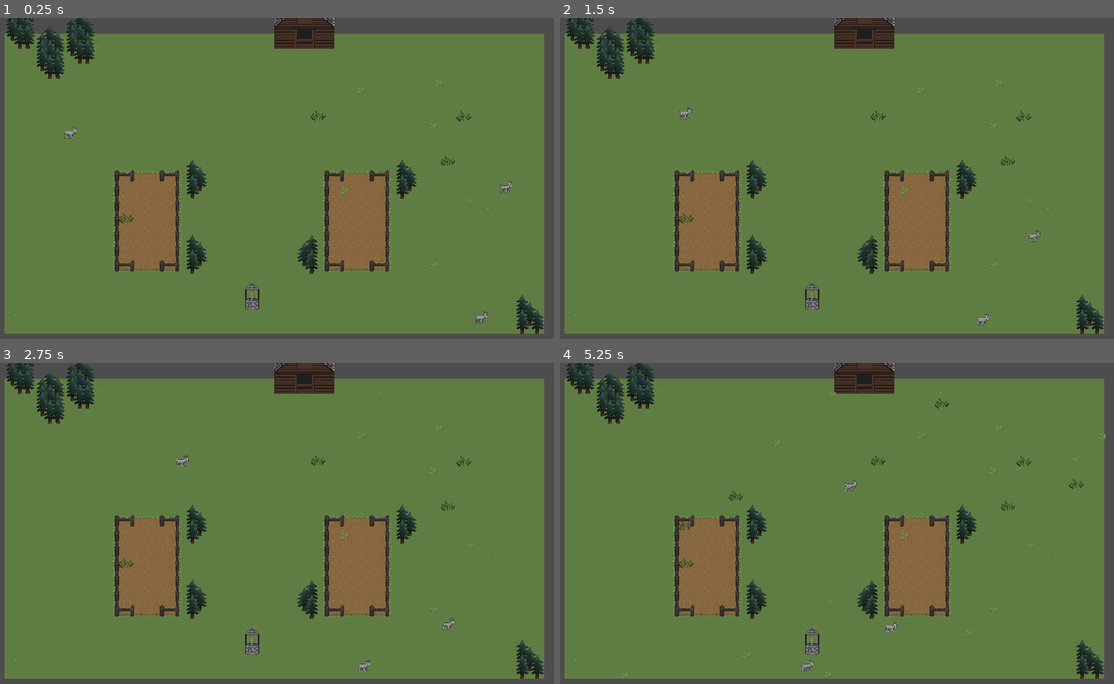
Above: before the commit, frames 1-4 (two rows, left to right).
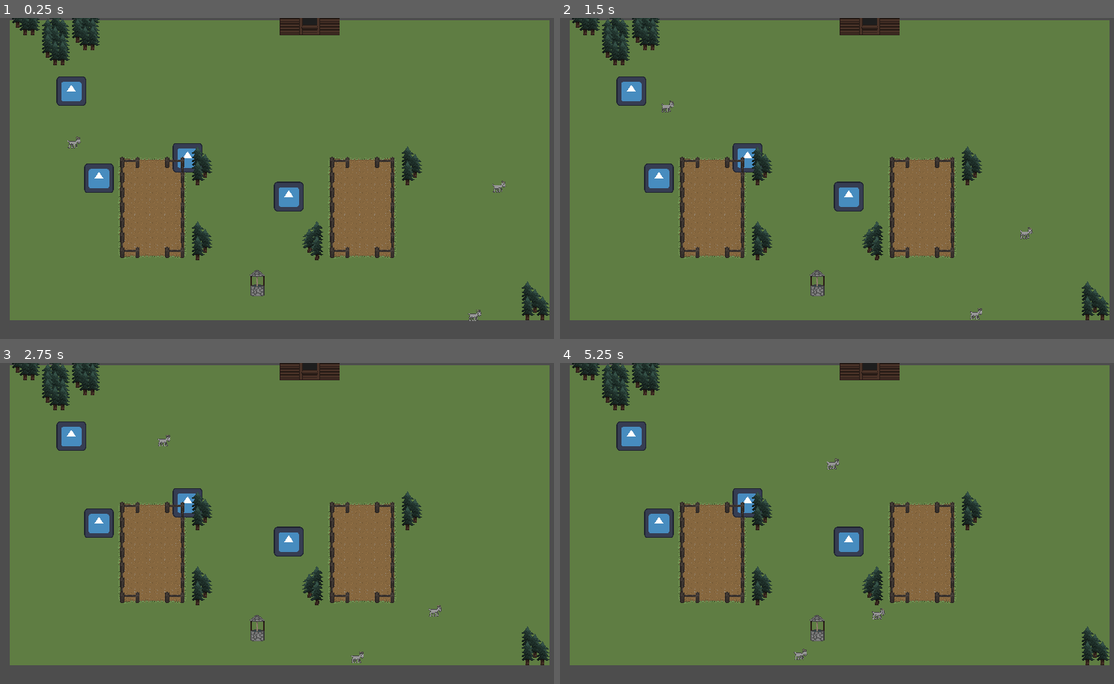
Above: after the commit, the same moments.

Repository: Random7-JF/PirateJam
Game: Godot game, scene res://scenes/world/world.tscn
The game is run twice, just before and just after one commit, with the same random seed, the same clock (stepped at 60 frames per second) and the same inputs. The engine's default icon, where the game draws it, is replaced by a stand-in: a white triangle on a blue panel in a dark square.
Inputs:
- Up to frame 1 (0.25 s): no input
- Up to frame 2 (1.5 s): no input
- Up to frame 3 (2.75 s): no input
- Up to frame 4 (5.25 s): no input

The runs differ from the first frame. In frame 1, 20% of the frame differs, in the area x 0-100%, y 0-99%; in frame 2, 20%; in frame 3, 20%; in frame 4, 20%.
Error after the commit: Cannot call method 'instantiate' on a null value. (res://scenes/weed/weed_spawner.gd:39)

Commit message:
Added spawn regions

Diff:
--- /dev/null
+++ b/harvest-havoc/scenes/weed/spawn/spawn_marker.tscn
@@ -0,0 +1,11 @@
+[gd_scene load_steps=2 format=3 uid="uid://cvai8hp7jhbwp"]
+
+[ext_resource type="Texture2D" uid="uid://bo5lq2fhvjjqd" path="res://icon.svg" id="1_s5llq"]
+
+[node name="Spawn Marker" type="Marker2D"]
+gizmo_extents = 50.0
+
+[node name="Icon" type="Sprite2D" parent="."]
+visible = false
+scale = Vector2(0.492188, 0.492188)
+texture = ExtResource("1_s5llq")
--- /dev/null
+++ b/harvest-havoc/scenes/weed/spawn/spawn_region.gd
@@ -0,0 +1,28 @@
+extends Node2D
+
+@onready var marker_tr: Marker2D = $SpawnMarkerTR
+@onready var marker_bl: Marker2D = $SpawnMarkerBL
+
+@export var placeholder: PackedScene
+
+var spawn_area: Rect2
+
+func _ready():
+	#spawn_area = Rect2(marker_tr.position.x, marker_tr.position.y,
+	#(marker_tl.position.x - marker_tr.position.x),
+	#(marker_bl.position.y - marker_tr.position.y))
+	spawn_area = Rect2(marker_tr.position, marker_bl.position - marker_tr.position)
+	print(spawn_area)
+	if not placeholder:
+		printerr("No placeholder")
+		return
+
+	var instanceTR = placeholder.instantiate()
+	instanceTR.global_position = spawn_area.position
+	instanceTR.get_node("Icon").visible = true
+	add_child(instanceTR)
+
+	var instanceBL= placeholder.instantiate()
+	instanceBL.global_position = spawn_area.position + spawn_area.size
+	instanceBL.get_node("Icon").visible = true
+	add_child(instanceBL)
--- /dev/null
+++ b/harvest-havoc/scenes/weed/spawn/spawn_region.tscn
@@ -0,0 +1,6 @@
+[gd_scene load_steps=2 format=3 uid="uid://bag0pulq4xfsp"]
+
+[ext_resource type="Script" path="res://scenes/weed/spawn/spawn_region.gd" id="1_c0t5y"]
+
+[node name="SpawnRegion" type="Node2D"]
+script = ExtResource("1_c0t5y")
--- a/harvest-havoc/scenes/world/world.tscn
+++ b/harvest-havoc/scenes/world/world.tscn
@@ -1,9 +1,10 @@
-[gd_scene load_steps=6 format=3 uid="uid://wkikqlwmq0mr"]
+[gd_scene load_steps=7 format=3 uid="uid://wkikqlwmq0mr"]
 
-[ext_resource type="PackedScene" uid="uid://cax6o1aunalw5" path="res://scenes/weed/weed_spawner.tscn" id="1_durjy"]
 [ext_resource type="TileSet" uid="uid://bvgohau7pqfup" path="res://resources/world/world-tileset.tres" id="1_qstxa"]
-[ext_resource type="PackedScene" uid="uid://crbsybrogfqag" path="res://scenes/weed/weed.tscn" id="3_5mffy"]
 [ext_resource type="PackedScene" uid="uid://bm10j5lkgvf1x" path="res://scenes/character/goat/goat.tscn" id="3_jb4ie"]
+[ext_resource type="PackedScene" uid="uid://cax6o1aunalw5" path="res://scenes/weed/weed_spawner.tscn" id="3_wkty0"]
+[ext_resource type="PackedScene" uid="uid://cvai8hp7jhbwp" path="res://scenes/weed/spawn/spawn_marker.tscn" id="4_4d4yi"]
+[ext_resource type="PackedScene" uid="uid://bag0pulq4xfsp" path="res://scenes/weed/spawn/spawn_region.tscn" id="5_u8fk5"]
 
 [sub_resource type="NavigationPolygon" id="NavigationPolygon_817fc"]
 vertices = PackedVector2Array(554, 599, 1078, 626, 10, 624, 502, 599, 528, 517, 502, 539, 458, 522, 458, 406, 598, 406, …(806 unchanged characters)…
@@ -13,12 +14,16 @@
 
 [node name="World" type="Node2D"]
 
-[node name="WeedSpawner" parent="." node_paths=PackedStringArray("tilemap") instance=ExtResource("1_durjy")]
-max_weeds_to_spawn = 15
-weed_scene = ExtResource("3_5mffy")
-tilemap = NodePath("../NavigationAgent2D2/TileMap")
+[node name="Camera2D" type="Camera2D" parent="."]
+position = Vector2(601, 327)
+zoom = Vector2(0.5, 0.5)
+process_callback = 0
+position_smoothing_enabled = true
+drag_horizontal_enabled = true
+drag_vertical_enabled = true
 
 [node name="NavigationAgent2D2" type="NavigationRegion2D" parent="."]
+position = Vector2(27, -28)
 navigation_polygon = SubResource("NavigationPolygon_817fc")
 
 [node name="TileMap" type="TileMap" parent="NavigationAgent2D2"]
@@ -46,10 +51,22 @@
 position = Vector2(1083, 307)
 dest = Vector2(450, 450)
 
-[node name="Camera2D" type="Camera2D" parent="."]
-position = Vector2(585, 326)
-zoom = Vector2(0.5, 0.5)
-process_callback = 0
-position_smoothing_enabled = true
-drag_horizontal_enabled = true
-drag_vertical_enabled = true
+[node name="WeedSpawner" parent="." instance=ExtResource("3_wkty0")]
+
+[node name="SpawnRegion" parent="WeedSpawner" instance=ExtResource("5_u8fk5")]
+placeholder = ExtResource("4_4d4yi")
+
+[node name="SpawnMarkerTR" parent="WeedSpawner/SpawnRegion" instance=ExtResource("4_4d4yi")]
+position = Vector2(158, 123)
+
+[node name="SpawnMarkerBL" parent="WeedSpawner/SpawnRegion" instance=ExtResource("4_4d4yi")]
+position = Vector2(217, 309)
+
+[node name="SpawnRegion2" parent="WeedSpawner" instance=ExtResource("5_u8fk5")]
+placeholder = ExtResource("4_4d4yi")
+
+[node name="SpawnMarkerTR" parent="WeedSpawner/SpawnRegion2" instance=ExtResource("4_4d4yi")]
+position = Vector2(406, 265)
+
+[node name="SpawnMarkerBL" parent="WeedSpawner/SpawnRegion2" instance=ExtResource("4_4d4yi")]
+position = Vector2(622, 348)
